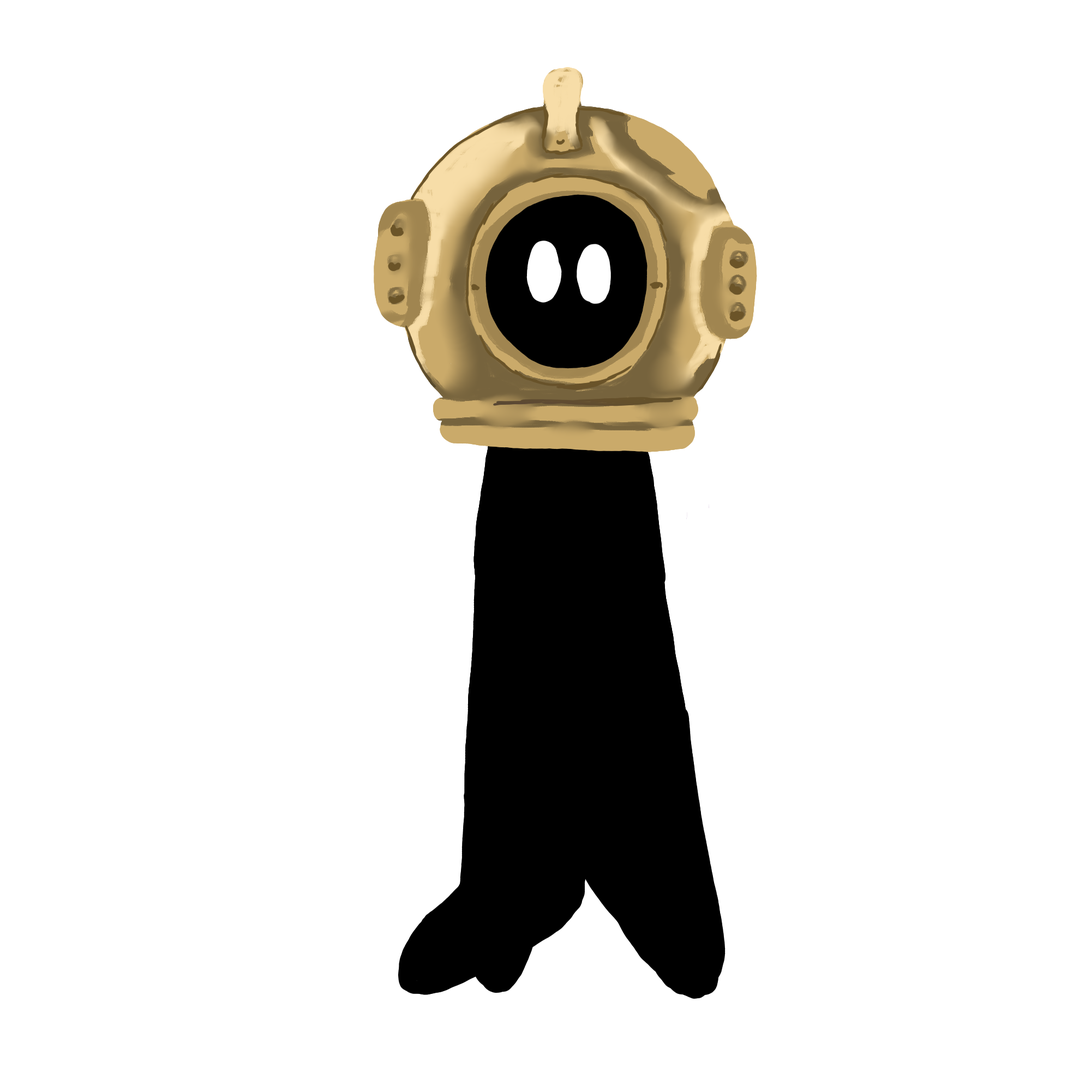
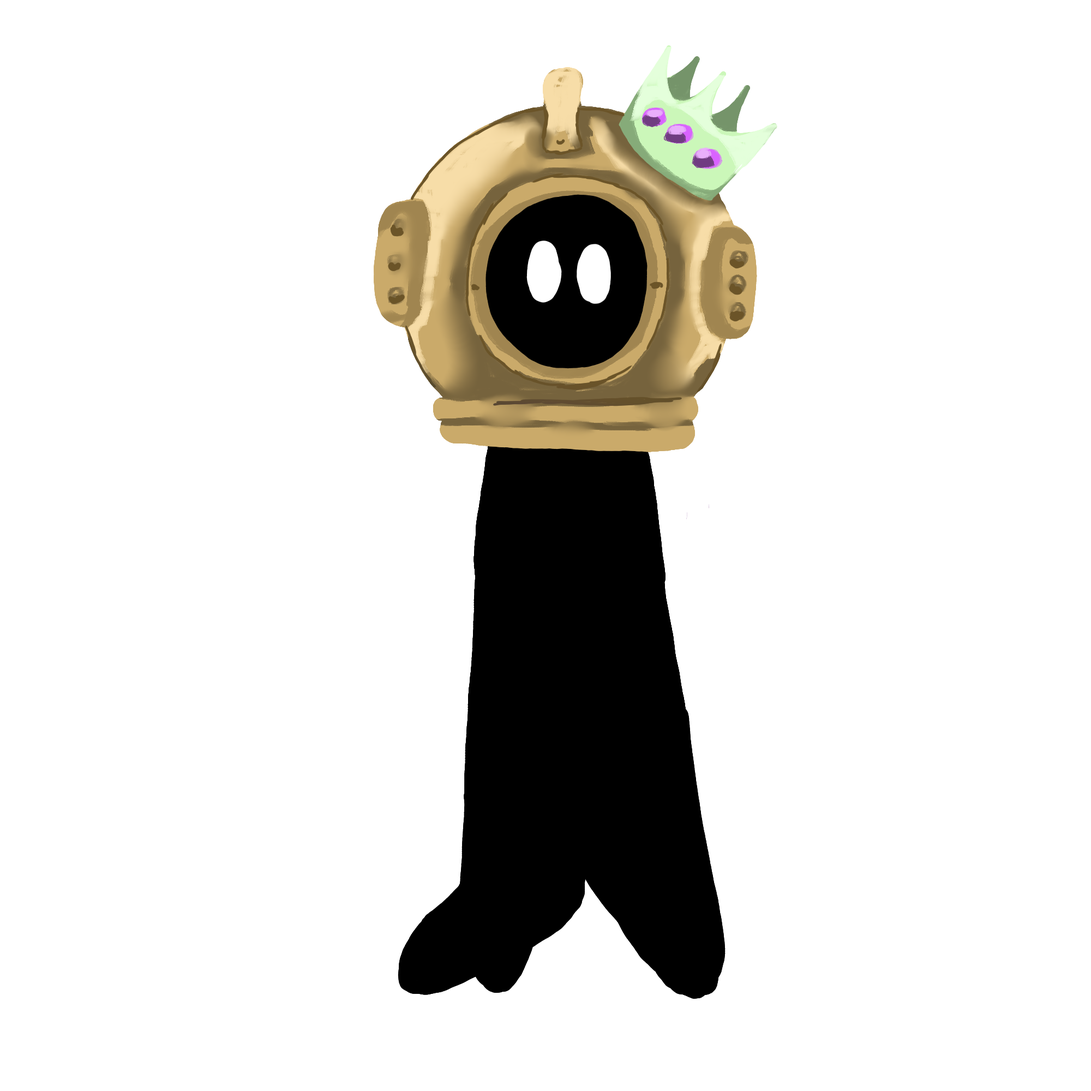
Layered file, before and after one edit (1091x1091). Changes by layer:
painted on "Anim_Player 02" over (373, 45, 778, 1000)
painted on "Anim_Player 01" over (373, 45, 778, 996)
